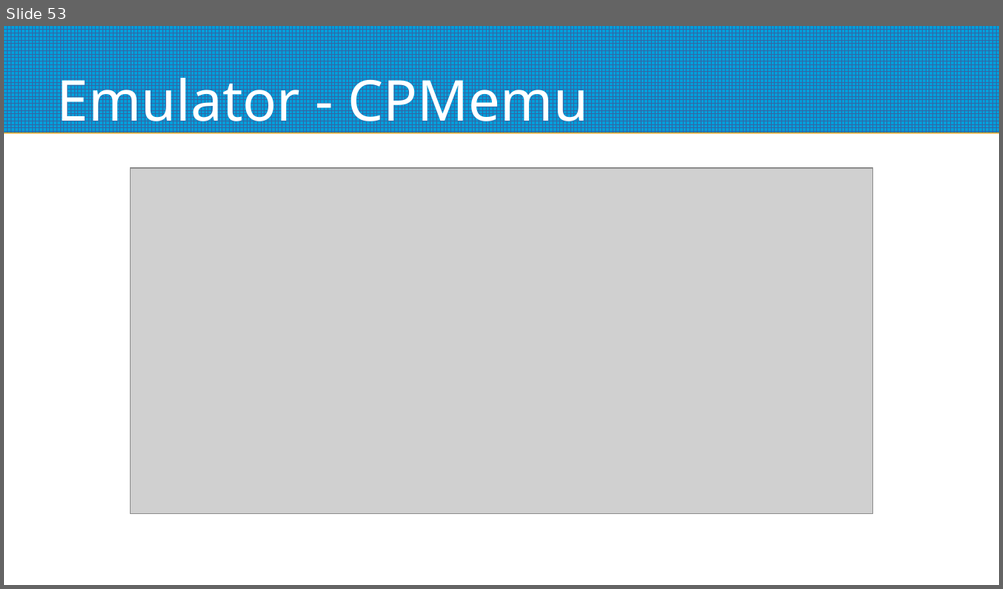
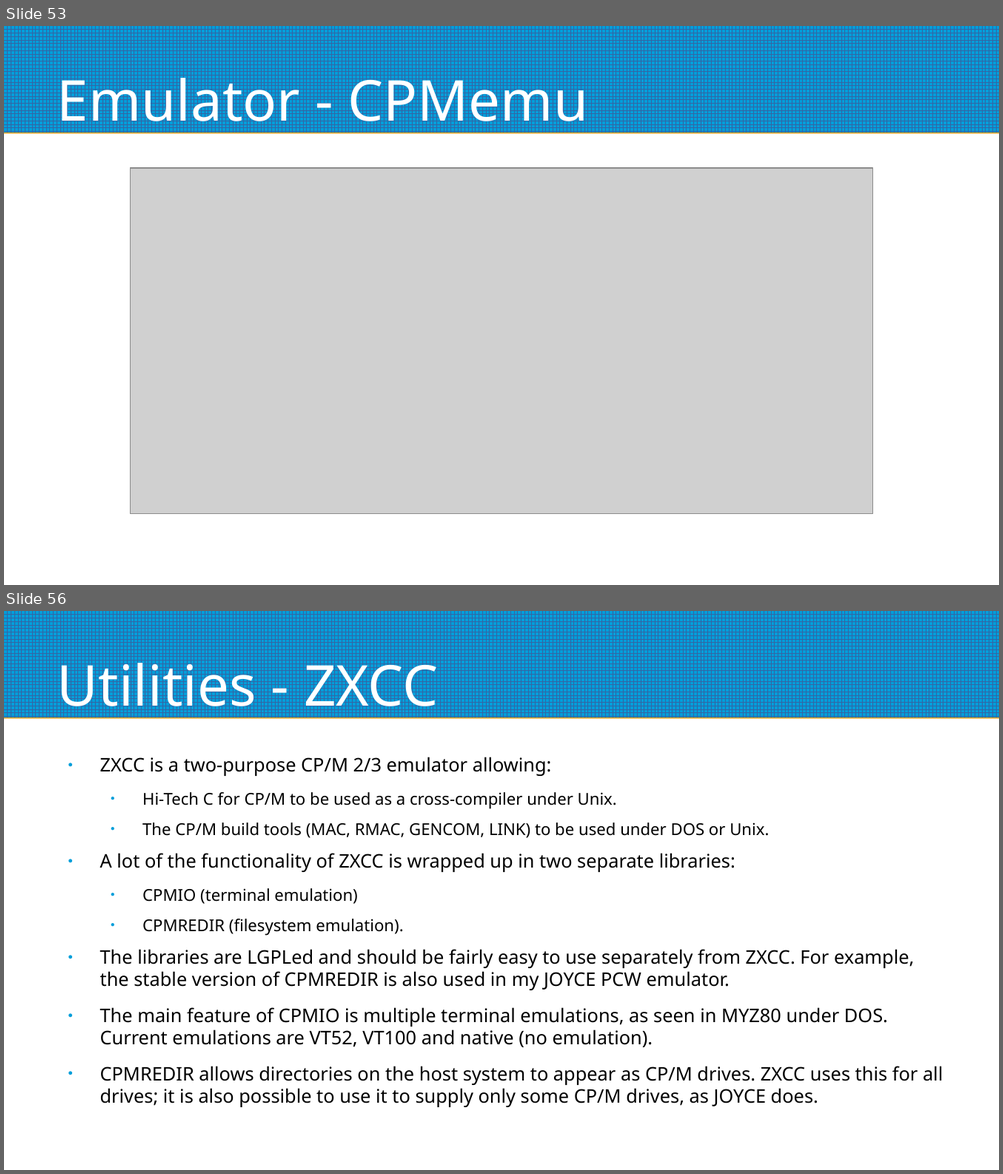
Before and after one commit to mggates39/Programming-With-CPM, a slide deck: CPM_Programming_Slides.odp. Shown one above the other, each under a label of ours: slide 53 before the commit, slides 53 and 56 after it; the slides between them are not shown. The pictures are 1003x589 and 1003x1174 pixels, drawn with LibreOffice and Linux fonts; fonts in the diff are those of the drawing; grey boxes stand for pictures. Boxes give left, top, right and bottom in pixels: in the first picture for what was removed or moved away, otherwise in the second. Text is boxed around its words. In the diff, an @@ line names an element or a change of style, - is before the commit and + after.

```diff
--- a/CPM_Programming_Slides.odp
+++ b/CPM_Programming_Slides.odp
@@ slide 56 added at [4, 611, 999, 1170], background #FFFFFF; not listed: 1 template element that a slide beside it also shows @@
@@ title added at [57, 653, 438, 721], 45 pt, text #FFFFFF @@
+Utilities - ZXCC
@@ text added at [100, 757, 942, 1108], 15 pt, text #000000 @@
+● ZXCC is a two-purpose CP/M 2/3 emulator allowing:
+  ● Hi-Tech C for CP/M to be used as a cross-compiler under Unix.
+  ● The CP/M build tools (MAC, RMAC, GENCOM, LINK) to be used under DOS or Unix.
+● A lot of the functionality of ZXCC is wrapped up in two separate libraries:
+  ● CPMIO (terminal emulation)
+  ● CPMREDIR (filesystem emulation).
+● The libraries are LGPLed and should be fairly easy to use separately from ZXCC. For example, the stable version of CPMREDIR is also used in my JOYCE PCW emulator.
+● The main feature of CPMIO is multiple terminal emulations, as seen in MYZ80 under DOS. Current emulations are VT52, VT100 and native (no emulation).
+● CPMREDIR allows directories on the host system to appear as CP/M drives. ZXCC uses this for all drives; it is also possible to use it to supply only some CP/M drives, as JOYCE does.
```
Also in this commit, not shown: 4 slides changed, 3 other slides added, 2 slides removed.
